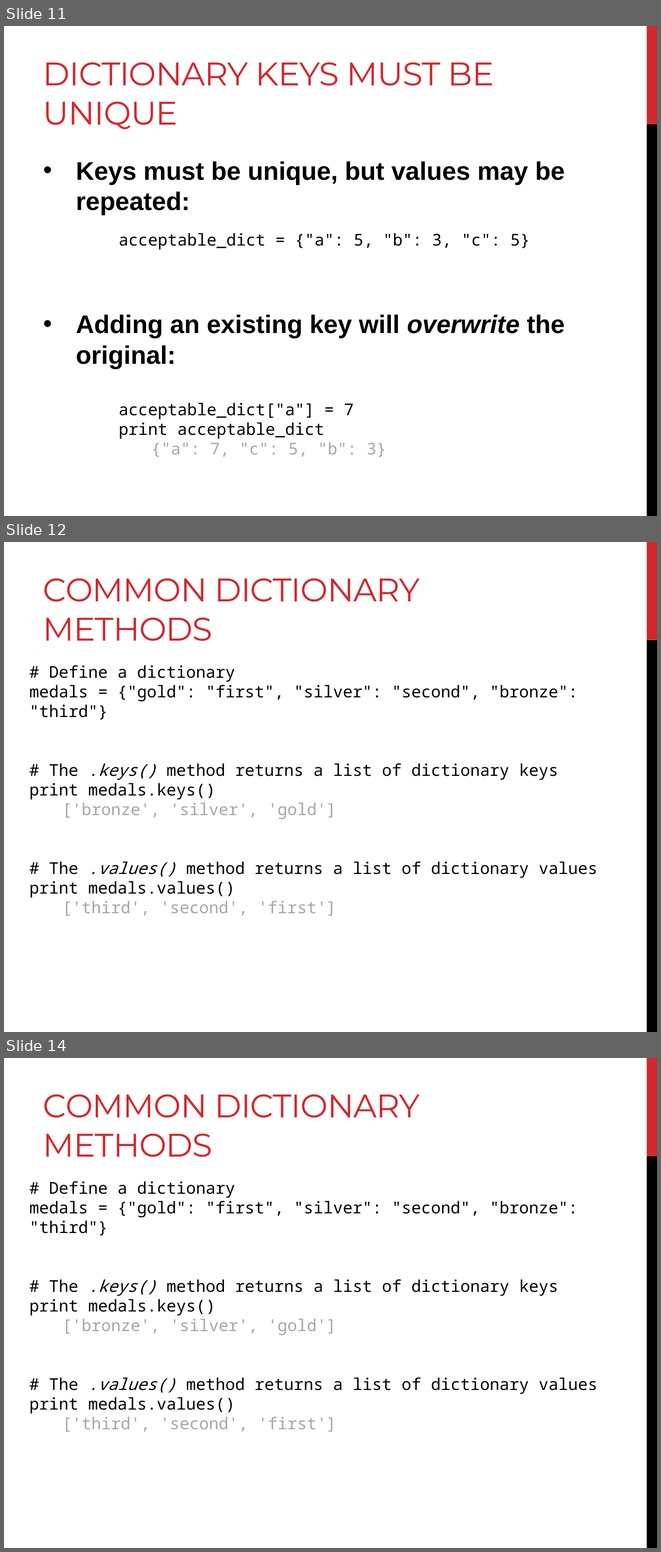
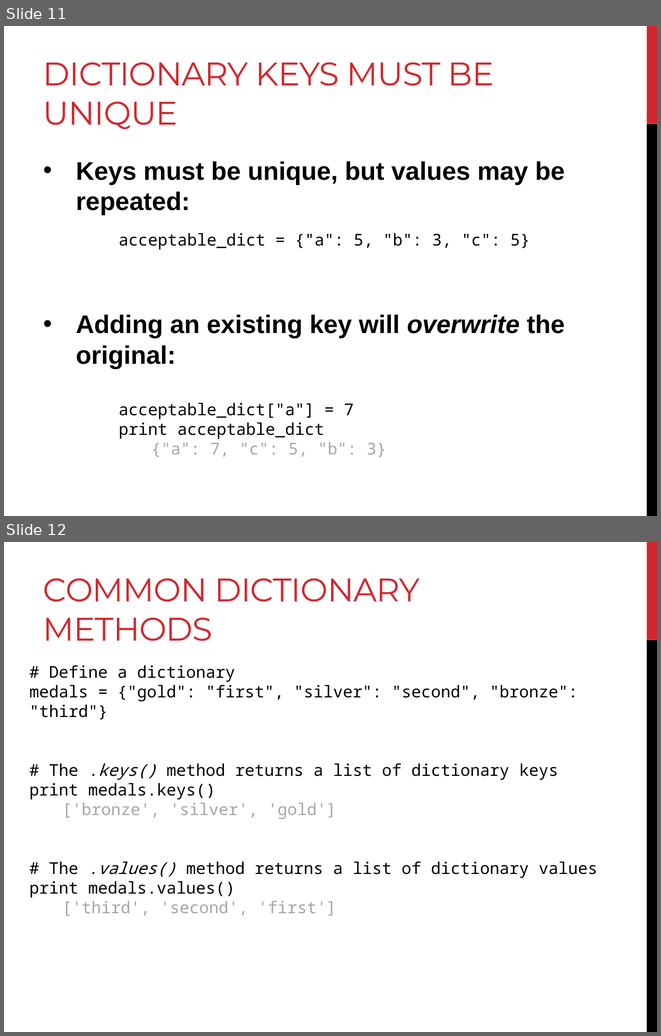
Before and after one commit to BjornFJohansson/ccbb_bigdata2015_python, a slide deck: slides/slides_day2.pptx. Shown one above the other, each under a label of ours: slides 11, 12 and 14 before the commit, slides 11 and 12 after it; the slides between them are not shown. The pictures are 661x1552 and 661x1036 pixels, drawn with LibreOffice and Linux fonts; fonts in the diff are those of the drawing. Boxes give left, top, right and bottom in pixels: in the first picture for what was removed or moved away, otherwise in the second. Text is boxed around its words. In the diff, an @@ line names an element or a change of style, - is before the commit and + after.

```diff
--- a/slides/slides_day2.pptx
+++ b/slides/slides_day2.pptx
@@ slide 12 removed at [4,542,657,1032], background #FFFFFF; not listed: 2 template elements that a slide beside it also shows @@
@@ title removed at [43,578,420,641] @@
-COMMON DICTIONARY METHODS
@@ text removed at [29,665,598,916] @@
-# Define a dictionary
-medals = {"gold": "first", "silver": "second", "bronze": "third"}
-# The .keys() method returns a list of dictionary keys
-print medals.keys()
-['bronze', 'silver', 'gold']
-# The .values() method returns a list of dictionary values
-print medals.values()
-['third', 'second', 'first']
@@ what was slide 14 is now slide 12 @@
```
Also in this commit, not shown: 1 other slide removed, 1 other file.
